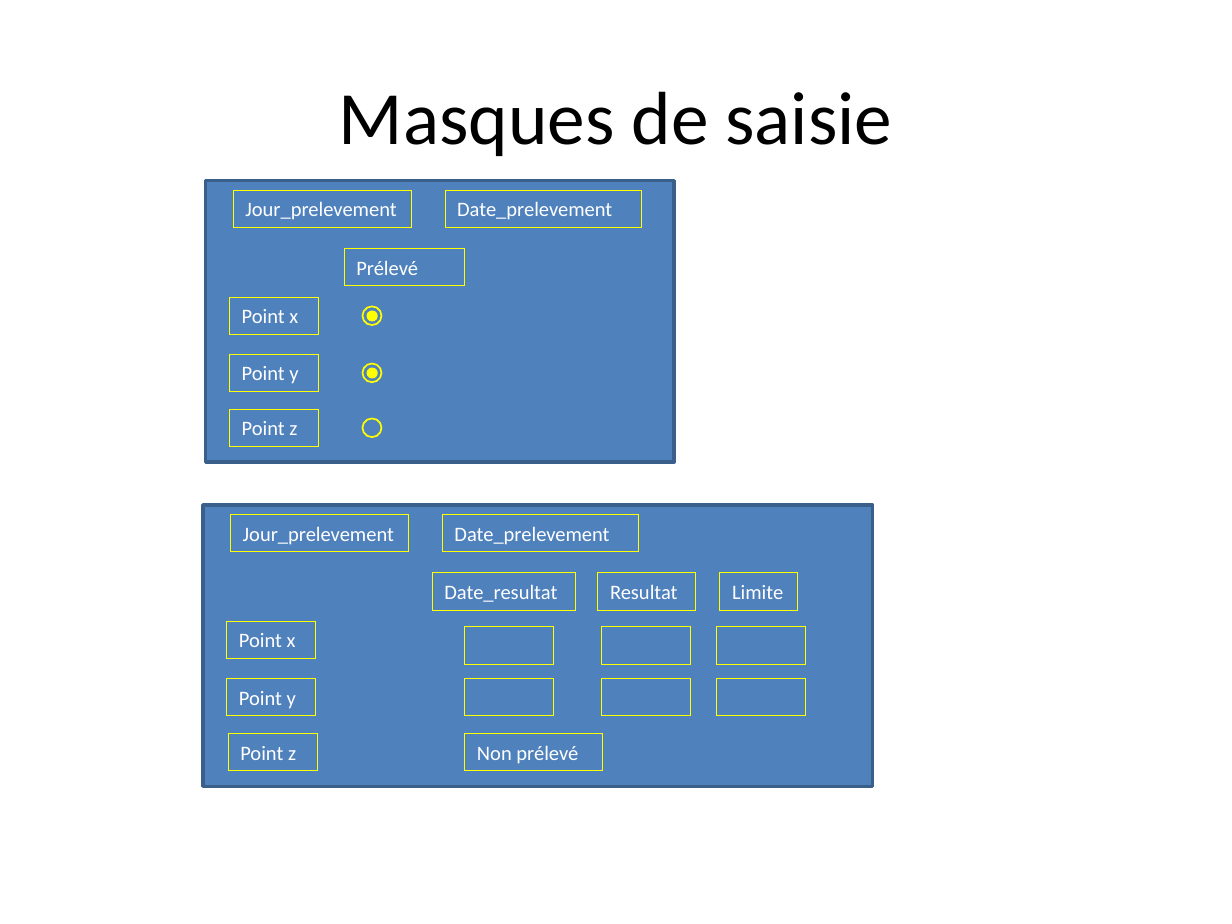
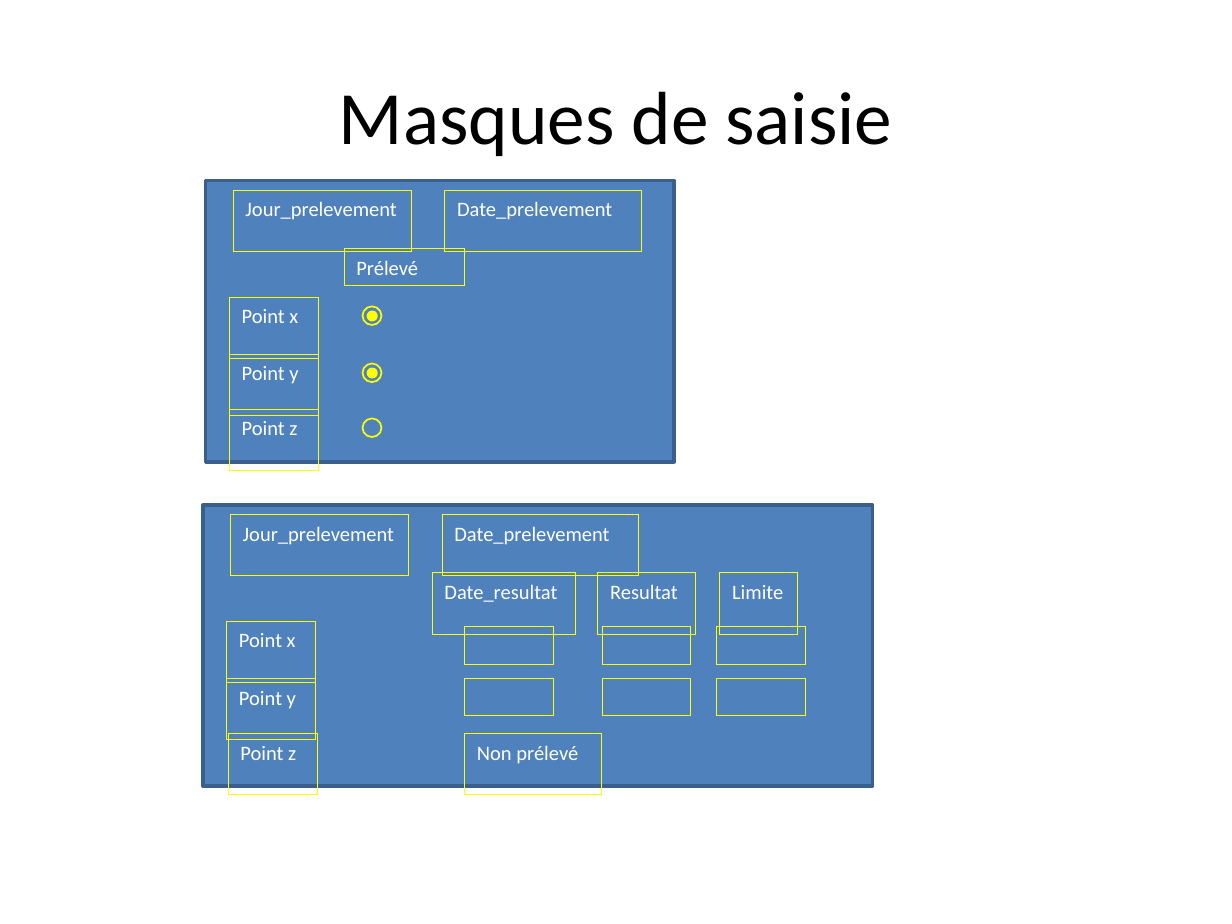
Before and after one commit to liavtavo/controle_microbio, a slide deck: slide 15 of php.pptx. Drawn at 1232x924 pixels with LibreOffice and Linux fonts; fonts in the diff are those of the drawing. Boxes give left, top, right and bottom in pixels: in the first picture for what was removed or moved away, otherwise in the second. Text is boxed around its words. In the diff, an @@ line names an element or a change of style, - is before the commit and + after.

```diff
--- a/php.pptx
+++ b/php.pptx
@@ rectangle "Jour_prelevement" resized from (x1=233, y1=191, x2=410, y2=228) to (x1=233, y1=190, x2=410, y2=251) @@
@@ rectangle "Date_prelevement" resized from (x1=445, y1=191, x2=641, y2=228) to (x1=445, y1=190, x2=641, y2=251) @@
@@ rectangle "Point x" resized from (x1=229, y1=297, x2=318, y2=334) to (x1=229, y1=297, x2=318, y2=359) @@
@@ rectangle "Point y" resized from (x1=229, y1=354, x2=318, y2=391) to (x1=229, y1=354, x2=318, y2=415) @@
@@ rectangle "Point z" resized from (x1=229, y1=409, x2=318, y2=446) to (x1=229, y1=409, x2=318, y2=471) @@
@@ rectangle "Jour_prelevement" resized from (x1=230, y1=515, x2=408, y2=552) to (x1=230, y1=515, x2=408, y2=577) @@
@@ rectangle "Date_prelevement" resized from (x1=442, y1=515, x2=638, y2=552) to (x1=442, y1=515, x2=638, y2=577) @@
@@ rectangle "Date_resultat" resized from (x1=432, y1=573, x2=575, y2=610) to (x1=432, y1=573, x2=575, y2=634) @@
@@ rectangle "Resultat" resized from (x1=598, y1=573, x2=695, y2=610) to (x1=598, y1=573, x2=695, y2=634) @@
@@ rectangle "Limite" resized from (x1=719, y1=573, x2=797, y2=610) to (x1=719, y1=573, x2=797, y2=634) @@
@@ rectangle "Point x" resized from (x1=227, y1=621, x2=315, y2=658) to (x1=227, y1=621, x2=315, y2=683) @@
@@ rectangle "Point y" resized from (x1=227, y1=679, x2=315, y2=716) to (x1=227, y1=679, x2=315, y2=740) @@
@@ rectangle "Point z" resized from (x1=228, y1=733, x2=317, y2=770) to (x1=228, y1=734, x2=317, y2=796) @@
@@ rectangle "Non prélevé" resized from (x1=464, y1=733, x2=601, y2=770) to (x1=464, y1=734, x2=601, y2=796) @@
```
Also in this commit, not shown: 12 other slides changed, 1 slide added, 1 slide removed.
